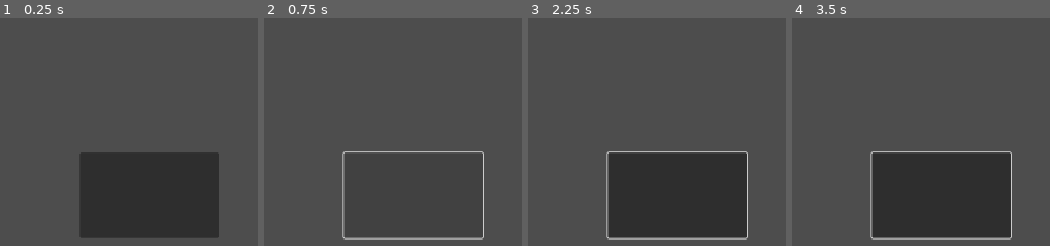
Above: before the commit, frames 1-4 (left to right).
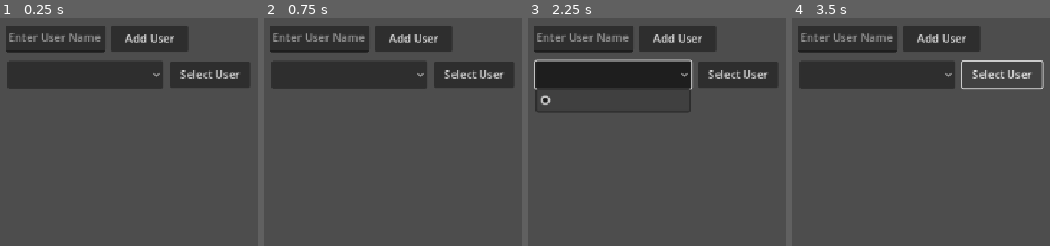
Above: after the commit, the same moments.

Repository: Sauleline/at2Colaborative
Game: Godot game, scene res://User_Profile_L/main.tscn
Same seed, same stepped clock (60 frames per second), same inputs: the game is played once before the commit and once after it. This scene is started directly instead of the project's main scene.
Inputs (mouse positions are in pixels of both pictures, inside the frame that each line leads up to):
- Up to frame 1 (0.25 s): no input
- Up to frame 2 (0.75 s): click (413, 195) at 0.52 s
- Up to frame 3 (2.25 s): click (677, 38) at 1.25 s, where only the run after the commit has a clickable "Add User"; click (613, 75) at 2.02 s
- Up to frame 4 (3.5 s): click (1000, 75) at 2.75 s, where only the run after the commit has a clickable "Select User"

The runs differ from the first frame. In frame 1, 37% of the frame differs, in the area x 2-97%, y 3-97%; in frame 2, 19%; in frame 3, 40%, in the area x 2-97%, y 3-98%; in frame 4, 36%.

Commit message:
User Profile 2

Diff:
--- a/at2Colaborative/User_Profile_L/access_user_files_L.gd
+++ b/at2Colaborative/User_Profile_L/access_user_files_L.gd
@@ -9,6 +9,8 @@
 func openUserProfiles():
 	if ResourceLoader.exists(saveFilePath + saveMainFileName):
 		userProfiles = ResourceLoader.load(saveFilePath + saveMainFileName).duplicate(true)
+	else:
+		ResourceSaver.save(userProfiles, saveFilePath+saveMainFileName)
 
 func getUser():
 	return User
@@ -16,17 +18,9 @@
 func _ready():
 	verifySaveDirectory(saveFilePath)
 	openUserProfiles()
-	new_user("Child")
-	print(user.userName)
-	save_user()
-	print(userProfiles.userProfilesDict)
-	user = open_user()
-	print(user.userName)
-
 
 func verifySaveDirectory(path : String):
 	DirAccess.make_dir_absolute(path)
-	DirAccess.make_dir_absolute(path+saveMainFileName)
 
 func new_user(userName):
 	user.userName = userName
@@ -38,4 +32,4 @@
 
 func open_user():
 	if ResourceLoader.exists(saveFilePath + saveUserFileName):
-		return ResourceLoader.load(saveFilePath+saveUserFileName).duplicate(true)
+		user = ResourceLoader.load(saveFilePath+saveUserFileName).duplicate(true)
--- a/at2Colaborative/User_Profile_L/main.gd
+++ b/at2Colaborative/User_Profile_L/main.gd
@@ -1,3 +1,37 @@
-extends Node
+extends "access_user_files_L.gd"
 
-const accessUserFile = preload("res://User_Profile_L/access_user_files_L.gd")
+@onready var OptionUserSelect = $OptionSelectUser
+@onready var UserNameInput = $UserInputName
+
+func populate_user_list():
+	OptionUserSelect.clear()
+	for i in userProfiles.userProfilesDict.keys():
+		OptionUserSelect.add_item(i, -1)
+
+func _ready():
+	verifySaveDirectory(saveFilePath)
+	openUserProfiles()
+	print(userProfiles.userProfilesDict)
+	populate_user_list()
+
+func selectUser():
+	var ID = OptionUserSelect.get_selected_id()
+	var Text = OptionUserSelect.get_item_text(ID)
+	saveUserFileName = userProfiles.userProfilesDict[Text]
+	open_user()
+	print(user.userName)
+
+func _on_select_user_pressed() -> void:
+	selectUser()
+	 # Replace with function body.
+
+func addUser():
+	var username = UserNameInput.text
+	new_user(username)
+	save_user()
+	OptionUserSelect.clear()
+	populate_user_list()
+
+
+func _on_add_user_pressed() -> void:
+	addUser()
--- a/at2Colaborative/User_Profile_L/main.tscn
+++ b/at2Colaborative/User_Profile_L/main.tscn
@@ -5,15 +5,40 @@
 [node name="UserProfileUi" type="Node2D"]
 script = ExtResource("1_yhow0")
 
-[node name="Button" type="Button" parent="."]
+[node name="AddUser" type="Button" parent="."]
 anchors_preset = 8
 anchor_left = 0.5
 anchor_top = 0.5
 anchor_right = 0.5
 anchor_bottom = 0.5
-offset_left = 123.0
-offset_top = 193.0
-offset_right = 323.0
-offset_bottom = 316.0
+offset_left = 168.0
+offset_top = 10.0
+offset_right = 279.0
+offset_bottom = 48.0
 grow_horizontal = 2
 grow_vertical = 2
+text = "Add User"
+
+[node name="UserInputName" type="TextEdit" parent="."]
+offset_left = 16.0
+offset_top = 10.0
+offset_right = 160.0
+offset_bottom = 49.0
+placeholder_text = "Enter User Name"
+
+[node name="OptionSelectUser" type="OptionButton" parent="."]
+offset_left = 19.0
+offset_top = 61.0
+offset_right = 243.0
+offset_bottom = 101.0
+
+[node name="SelectUser" type="Button" parent="."]
+offset_left = 253.0
+offset_top = 62.0
+offset_right = 368.0
+offset_bottom = 100.0
+text = "Select User
+"
+
+[connection signal="pressed" from="AddUser" to="." method="_on_add_user_pressed"]
+[connection signal="pressed" from="SelectUser" to="." method="_on_select_user_pressed"]
